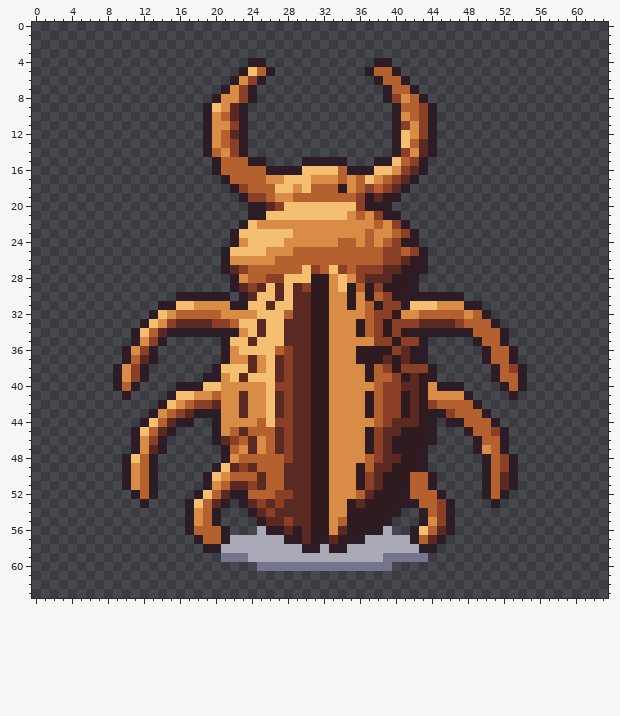
Edited in one commit: pixel-art file (aseprite-source/v3/items/final/ph/stag-beetle-shell.aseprite). The picture above was drawn from the file before the commit.
64x64 pixels, 1 frame. Colours within 5 levels of each other are drawn and written as one.
Once edited:
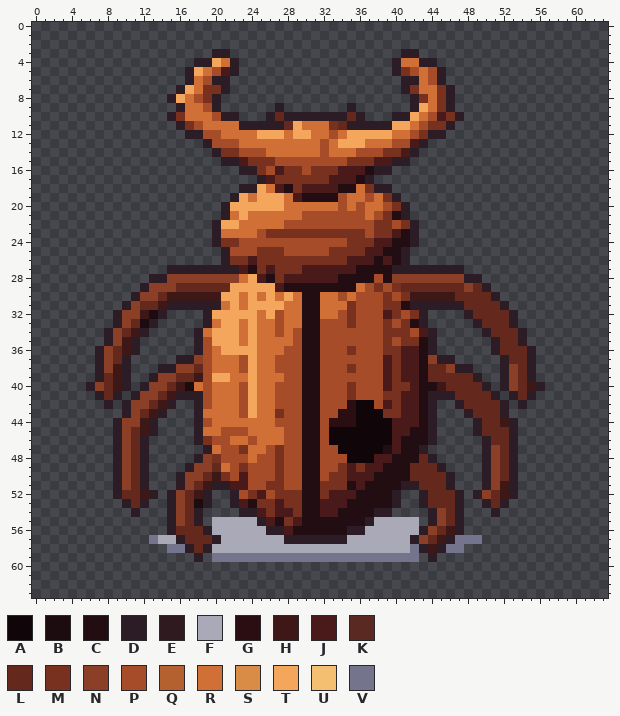
Palette (. is transparent): A #10060a  B #1c0c10  C #220e12  D #2b1c26  E #2e1a1f  F #aaa9b8  G #2a0e12  H #3e1816  J #4a1a1a  K #5a2a22  L #64281c  M #78301f  N #8a3f26  P #a64c28  Q #b5602f  R #d07036  S #d98c45  T #f4a65c  U #f5bf72  V #74758c
Edits made:
Changed rows in their new state; - is an unchanged pixel.
first column x 6:
 3 --------------DD-------------------DD--------------
 4 ------------DDTRD-..------------..DRRDD------------
 5 -----------DTRPJD....----------...-MPRPD-----------
 6 -----------DRPDD....------------...-DRPD-----------
 7 ----------DTRMM-...--------------..DMRRMD----------
 8 ---------DTRPM-....--------------...DMRMD----------
 9 ----------DRRPD...---D-------D----..DTRMD----------
10 ---------DMRRRPDD.--DLDDDDDDDLD----DTRPJMD---------
11 ----------DMPRRRR-DDDDLTRRRMLDDDDDTTRPMMD----------
12 -----------DDPPRRRRTTTRTTRRPRTTTTTRRPM-D-----------
13 --------------PPPRRRRRRRRRPRTTTRRRPPJD.------------
14 -------------.DMMPPPRRRRRRPRRRPPPMMJD..------------
15 --------------.DDJMMMPPPPPPPPMMMJJDD..-------------
16 --------------...DDMPJMMPMMMJJJCDD....-------------
17 ---------------....DJMMMMMMJJJCD.....--------------
18 ----------------.DDTRJCMJJJJCCRMDD..---------------
19 ----------------DTRTTTRJCCCCPRRPRM-----------------
20 ---------------DTTTTTTRRRRRRPRPRRPMD---------------
21 ---------------DRTRRRRRRPPPPPPPRPMCD---------------
22 --------------DTTRRRRRPPPPPPPPPPMMPMD--------------
23 --------------DRRRRPMMMMMMMMMMMPMMJC---------------
24 --------------DMMPPPPPPPPPPPPMMMJJCC---------------
25 ----------------PPPMMMPPPPPMMMMJJCCD..-------------
26 ----------------MMJMMMMMMMMMMJJJCJCD..-------------
27 ---------DDDDDD-DJCMJMMMJJJJJJCCCCDDD-DDDD---------
28 -------DDNNNNNNNNRTJCMJJJJJJCCCCPCNNNNNNNNDD-------
29 ------DNNNLLLLLLTTTTTJCCCCCCCCRPMPMLLLLLLLNLD------
30 -----DNNLHHHHHHTTRTRTRTRCCRRPRPPPMPMHHHHHLLLLD-----
31 ----DNLLH-DDDDDRTRTTTTRRCCRRRMPPPMMCDDDDDDLLLLD----
32 ---DNNHBD....DTTTTTRTPRRCCRRPMPPPJMPMD....DLLLLD---
33 ---DNLBD.....DRTTRTRRPRRCCPPPMPPPMPMCD.....DLLLD---
34 --DNLHD.....-RTTTRTRRPRPCCPPPPPPPMMMPJ-.....DLLLD--
35 --DNH-...---DPTTTRTRRRRPCCPPPPPPPMPMMCD----..DLLD--
36 -DNLHD..----DPRTTTTRRRPPCCPPPMPPPMMJJCD-----.DLLLD-
37 -DNL-...--DDNPRRRPTRRPPPCCPPPPPPPJMJJCNDD---..DLLD-
38 -DNHD..-DDNNLPRRRPTRRPPPCCPPPMPPPJMJJCLLNDD--.D-LD-
39 -DLHD..DNNLLHPTTRRTRRRPPCCPPPPPPPJMJJCLLLLLD-.DNLD-
40 DNLHD.DNNLHBRPRRRPTRRPPPCCPPPMPPPJMMJCCHLLLLD--NLHD
41 -DLD.DNNLHDDDPRRRPTRRPPPCCPPPMPPPMMJJCDDDLLLLD--LD-
42 --D-DNNLHD..DPRRRPTRRPPPCCPPPGAAPJMJJCD..DLLLLD-D--
43 ----DNLHD...-RRRRPTRRMPPCCPPGGAAAMMJJC-...DLLLD----
44 ---DNNHD....DPRRRRRRRPPPCCPGGGAAAAJJJC--...DLLHD---
45 ---DNLHD..--DRRPPPRRRRPPCCPAAAAAAAJJCC----.DLLLD---
46 ---DNLD..---DMPPRRPRRRPPCCPAAAAAAAJCCC-----.DLLD---
47 ---DNLD..----DRPPMRRPMPPCCPPAAAAACJCC------.DNLD---
48 ---DNLD.----DNMPPPRPPMPPCCPPPAAAJJCCCLD------NL----
49 ---DNLD.---DNNLRPMPPPMPPCCPPMJMJJCCCLLLD-----NL----
50 ---DNLD.--DNNLHMPJPPPMPPCCPMMJJJCCCCLLLLD----NL----
51 ---DNLD.--DNLHDDJJPPMMPPCCMMMCJCCCCDDLLLD----NH----
52 ---DLLH--DNLHD..-PMJPMMMCCMJJJCCCCD..DLLLD-DNLHD---
53 ----DL---DNLBD..DJCMMJMMCCJJJCCCCCD..DLLLD--DLD----
54 -----D---DNLD..--D-JMJJMCCJJCCCCDD.--.D-LD---D-----
55 ---------DNLD.FFFFF-JCMJCCCCCCCDFFFFF.D-LD---------
56 ---------DLLLDFFFFF---JCCCCCCDDFF-FFFDNLHD---------
57 -------VFFDLLLDF--------DD-DDFF------NLHDVVV-------
58 ---------VVDL-F---------FF-FF-------V-HDVV---------
59 ------------D-V---VVVVVVVVVVVVVVV----.D------------
60 -------------------...............-----------------
Pixel boxes of the changes (left, top, right, bottom) in both pictures:
changed: (86, 49, 545, 571)
